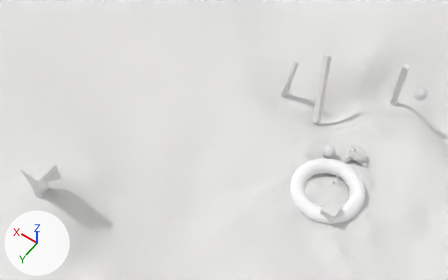
The Blender file simple_game/resources/water_packed.blend: old version first, new version second.
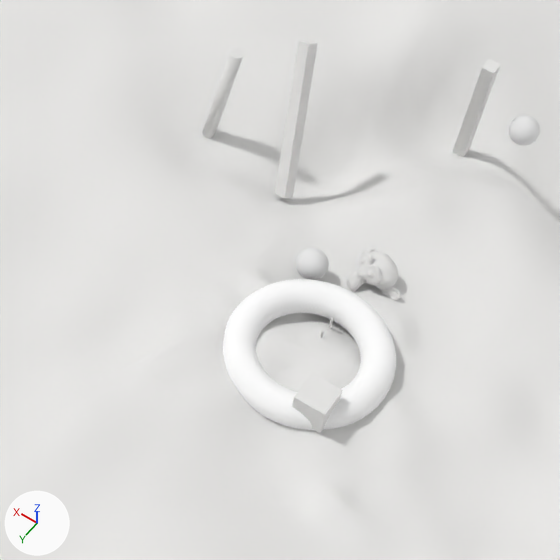
Each version appears first whole from a camera (50 mm lens) standing at (-3.84, 11.28, 17.29) and looking at (3.79, 0.59, 0.51), and next in a close-up on the part from 43% to 97% of the width and 13% to 100% of the height. Arrows for +X, +Y and +Z are at lower left; the lights stay in place.

Objects in the first close-up: 'Torus', 'cube', 'ground', 'piller.002', 'piller.003', 'piller.004', 'sphere.000', 'sphere.001', 'suzan'.
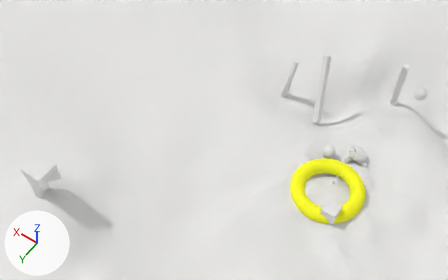
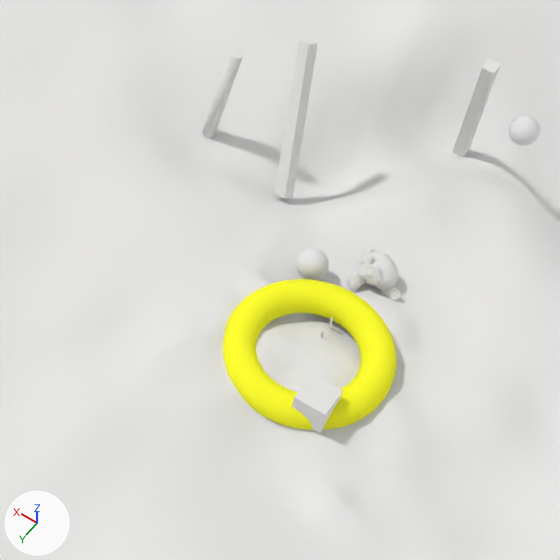
What the commit changed:
Material 'yellow_plastic' (mat_yellow_plastic) is new.
Its base color is (1.0, 1.0, 0.0307) (yellow #ffff31).
me_torus has 1536 vertices, 1536 faces and spans x -1.25..1.25, y -1.25..1.25, z -0.25..0.25.
me_torus no longer uses material mat_yellow (white #ffffff).
me_torus now uses material mat_yellow_plastic (yellow #ffff31).

Where the change shows, as pixel boxes (x1, y1, x2, y2) in the close-ups (560 x 560 px):
'Torus', recoloured (white to yellow)
    both: (223, 279, 396, 430)
